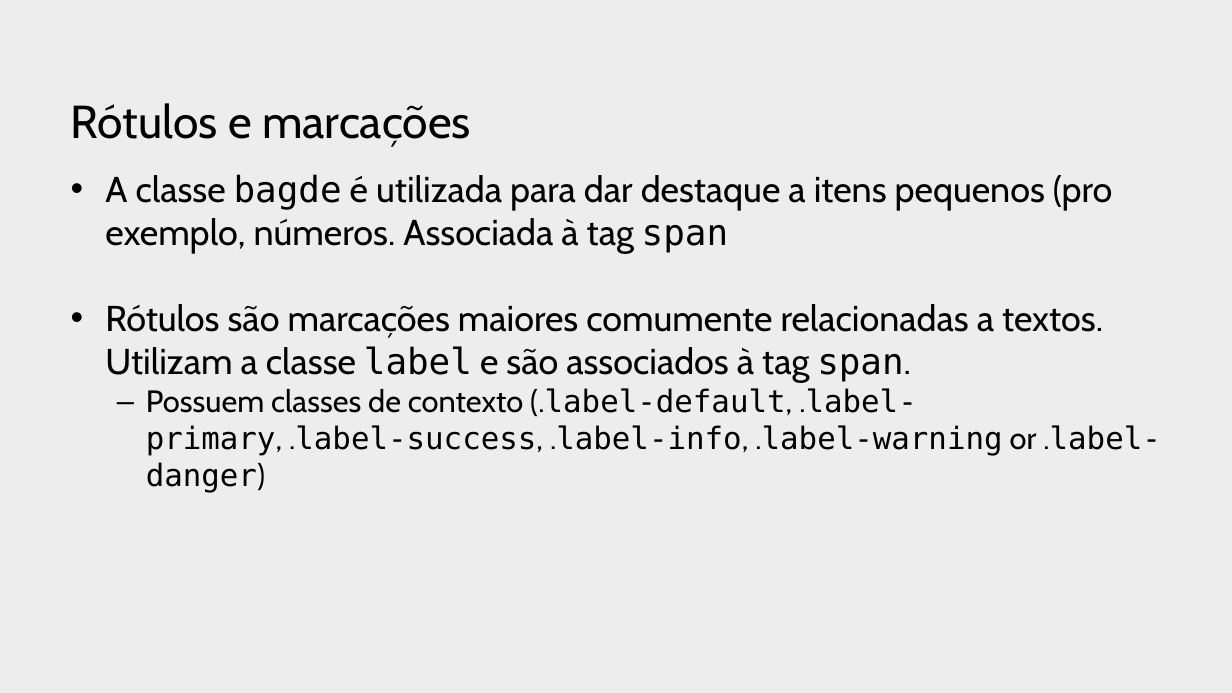
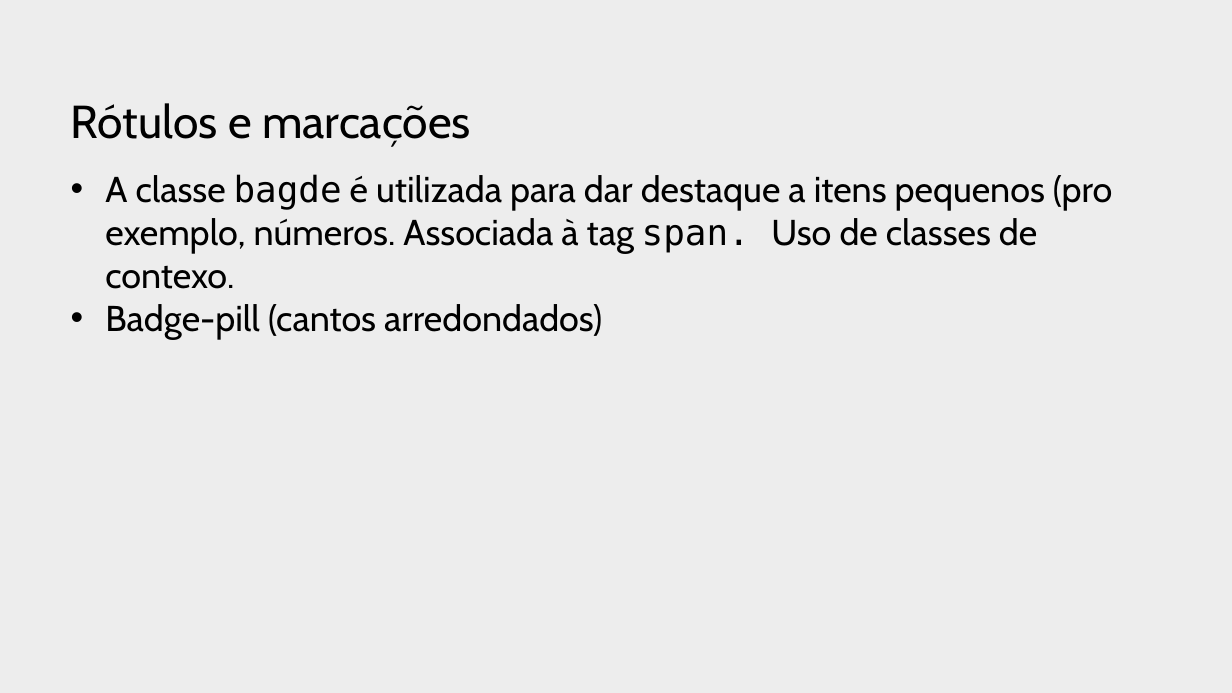
Before and after one commit to profJulioMomente/LTP2_3SI, a slide deck: slide 22 of 2018/2018.05.08-TheFoundations-BootStrap.pptx (slide 23 before the commit). Drawn at 1232x693 pixels with LibreOffice and Linux fonts; fonts in the diff are those of the drawing; background and template pictures are left out. Boxes give left, top, right and bottom in pixels: in the first picture for what was removed or moved away, otherwise in the second. Text is boxed around its words. In the diff, an @@ line names an element or a change of style, - is before the commit and + after.

```diff
--- a/2018/2018.05.08-TheFoundations-BootStrap.pptx
+++ b/2018/2018.05.08-TheFoundations-BootStrap.pptx
@@ text at [105, 174, 1112, 340]: text changed @@
-• A classe bagde é utilizada para dar destaque a itens pequenos (pro exemplo, números. Associada à tag span
-• Rótulos são marcações maiores comumente relacionadas a textos. Utilizam a classe label e são associados à tag span.
-  – Possuem classes de contexto (.label-default, .label-primary, .label-success, .label-info, .label-warning or .label-danger)
+• A classe bagde é utilizada para dar destaque a itens pequenos (pro exemplo, números. Associada à tag span. Uso de classes de contexo.
+• Badge-pill (cantos arredondados)
```
Also in this commit, not shown: 8 other slides changed, 2 slides added, 1 slide removed, 11 other files.
